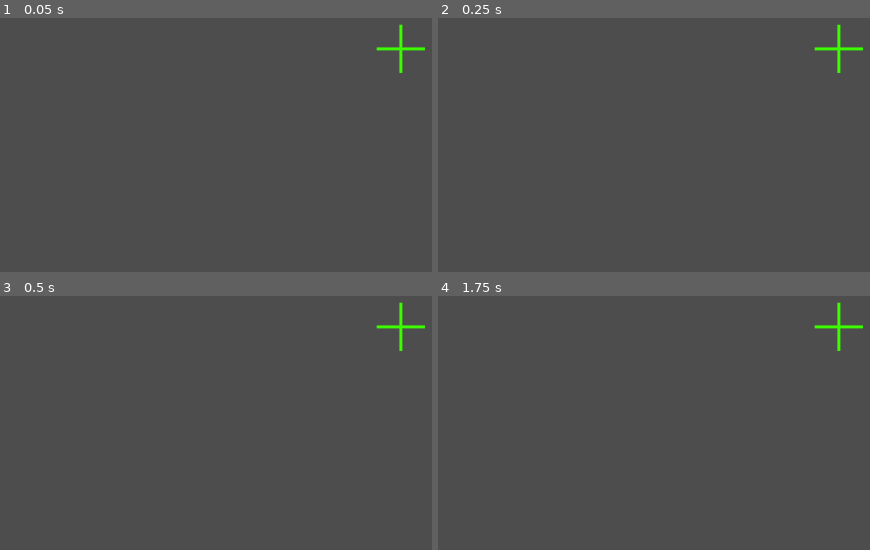
Above: before the commit, frames 1-4 (two rows, left to right).
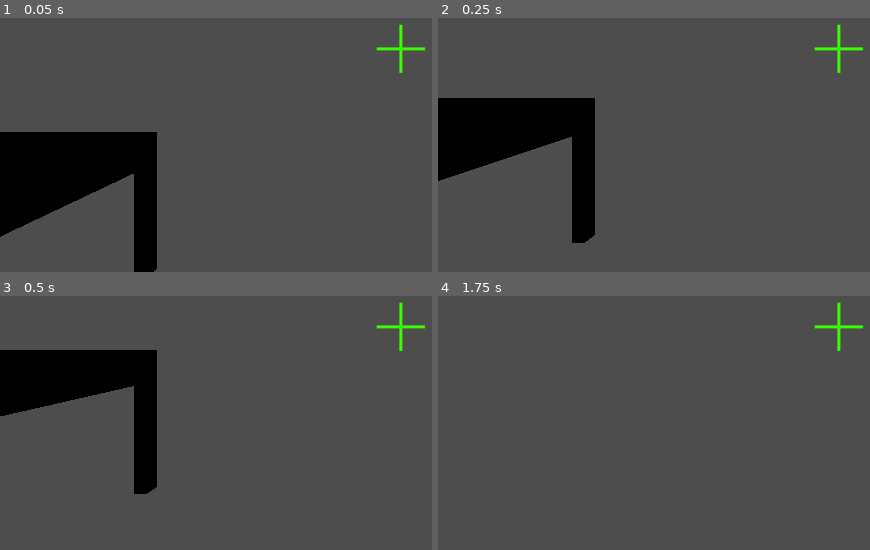
Above: after the commit, the same moments.

Repository: KhalidASC20/Tables
Game: Godot game, scene res://scenes/game.tscn
Same seed, same stepped clock (60 frames per second), same inputs: the game is played once before the commit and once after it.
Inputs (mouse positions are in pixels of both pictures, inside the frame that each line leads up to):
- Up to frame 1 (0.05 s): no input
- Up to frame 2 (0.25 s): no input
- Up to frame 3 (0.5 s): no input
- Up to frame 4 (1.75 s): move the mouse to (outside the picture) at 0.52 s; hold W (move_forward) from 0.53 s (still down); tap E (pickup) at 0.6, 1.55 s; tap Space (jump) at 0.77, 1.52 s; tap Enter at 1.25 s; move the mouse to (796, 326) at 1.27 s; click (796, 326) at 1.35 s

The runs differ from the first frame. In frame 1, 12% of the frame differs, in the area x 0-37%, y 44-100%; in frame 2, 10%; in frame 3, 9.2%; in frame 4, nothing differs.

Commit message:
created level0

Diff:
--- a/scenes/game.tscn
+++ b/scenes/game.tscn
@@ -12,6 +12,7 @@
 [node name="game" type="Node3D"]
 
 [node name="Table" parent="." instance=ExtResource("1_rgcri")]
+transform = Transform3D(1, 0, 0, 0, 1, 0, 0, 0, 1, 0, 0, -1.66087)
 
 [node name="ground" type="StaticBody3D" parent="."]
 transform = Transform3D(1, 0, 0, 0, 1, 0, 0, 0, 1, 0, -1, 0)
@@ -27,3 +28,4 @@
 transform = Transform3D(1, 0, 0, 0, 1, 0, 0, 0, 1, 0, 0.63643, 0)
 
 [node name="block" parent="." instance=ExtResource("3_7xnvo")]
+transform = Transform3D(1, 0, 0, 0, 1, 0, 0, 0, 1, 0, 0, 0.576338)
--- /dev/null
+++ b/scenes/level_0.tscn
@@ -0,0 +1,18 @@
+[gd_scene load_steps=2 format=3 uid="uid://ro6vl0kxr4b"]
+
+[ext_resource type="Material" uid="uid://deaifaqoebcwp" path="res://textures/default_grid.tres" id="1_6e0ix"]
+
+[node name="level0" type="Node3D"]
+
+[node name="DirectionalLight3D" type="DirectionalLight3D" parent="."]
+transform = Transform3D(1, 0, 0, 0, 1, 0, 0, 0, 1, 0, 14.4362, 0)
+
+[node name="CSGCombiner3D" type="CSGCombiner3D" parent="."]
+
+[node name="CSGBox3D" type="CSGBox3D" parent="CSGCombiner3D"]
+transform = Transform3D(1, 0, 0, 0, 1, 0, 0, 0, 1, -0.153198, 0, -0.74176)
+size = Vector3(11.4255, 1, 15.0702)
+material = ExtResource("1_6e0ix")
+
+[node name="MeshInstance3D" type="MeshInstance3D" parent="CSGCombiner3D/CSGBox3D"]
+visible = false
--- a/scenes/table.tscn
+++ b/scenes/table.tscn
@@ -444,10 +444,10 @@
 "stretch_z": SubResource("Animation_oxerp")
 }
 
-[node name="Table" type="Node3D"]
+[node name="Table" type="Node3D" groups=["pickups"]]
 script = ExtResource("1_6ud5r")
 
-[node name="Tabletop" type="RigidBody3D" parent="."]
+[node name="Tabletop" type="RigidBody3D" parent="." groups=["pickups"]]
 transform = Transform3D(1, 0, 0, 0, 1, 0, 0, 0, 1, 0, 1, 0)
 
 [node name="TableTopCollider" type="CollisionShape3D" parent="Tabletop"]
@@ -461,7 +461,7 @@
 node_a = NodePath("..")
 node_b = NodePath("../../Legs")
 
-[node name="Legs" type="RigidBody3D" parent="."]
+[node name="Legs" type="RigidBody3D" parent="." groups=["pickups"]]
 transform = Transform3D(1, 0, 0, 0, 1, 0, 0, 0, 1, 0, 1, 0)
 
 [node name="LegRF" type="CollisionShape3D" parent="Legs"]
--- a/scripts/stretch-table.gd
+++ b/scripts/stretch-table.gd
@@ -3,6 +3,7 @@
 
 # Called when the node enters the scene tree for the first time.
 func _ready() -> void:
+	print("start")
 	stretch("z")
 
 # Called every frame. 'delta' is the elapsed time since the previous frame.
--- /dev/null
+++ b/textures/default_grid.tres
@@ -0,0 +1,7 @@
+[gd_resource type="StandardMaterial3D" load_steps=2 format=3 uid="uid://deaifaqoebcwp"]
+
+[ext_resource type="Texture2D" uid="uid://bmpfl37oehwum" path="res://textures/texture_08.png" id="1_q5j01"]
+
+[resource]
+albedo_texture = ExtResource("1_q5j01")
+uv1_triplanar = true
Binary file added: textures/texture_01.png
Not shown, added: textures/texture_01.png.import
Binary file added: textures/texture_08.png
Not shown, added: textures/texture_08.png.import
